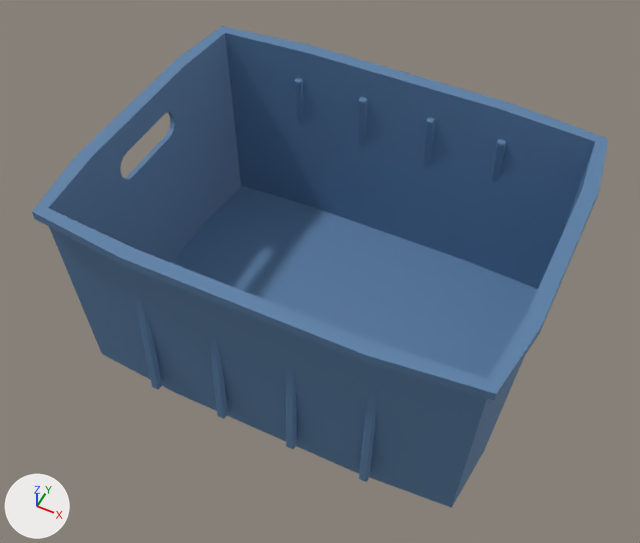
The glTF model public/assets/processed/tote.glb: old version first, new version second.
One viewpoint serves both versions: a camera (50 mm lens) standing at (0.205, -0.428, 0.596) and looking at (-0.003, -0.013, 0.076). Arrows for +X, +Y and +Z are at lower left; the lights stay in place. The picture after the commit comes second. Where no turn or scale is listed for an object, it has been applied to the vertices. Vertices at exactly the same position are counted once.

The first picture shows 'tote', 'tote_ribs'.
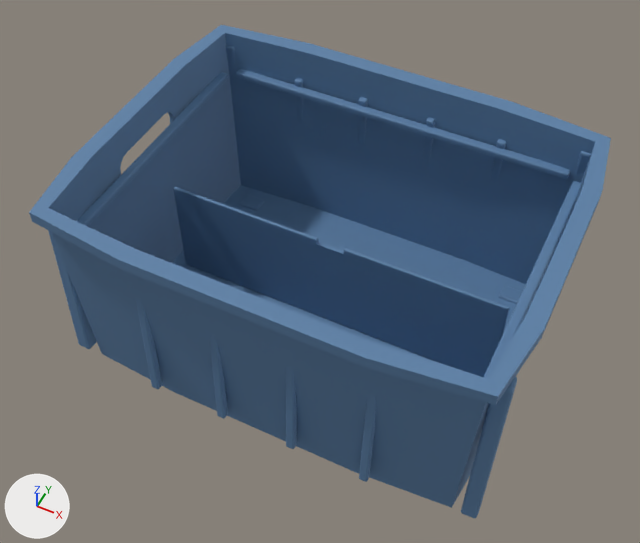
Where the newer file only moved an object's origin or applied its transform, the numbers keep the older frame.

Location of each change, (x1, y1, x2, y2) in pixels of the pictures (640 x 543 px):
'tote', reshaped: before (32, 26, 608, 508); after (29, 25, 611, 508)
'tote_divider', added (blue): after (174, 187, 509, 377)
'tote_ribs', reshaped (47% wider, 17% taller): before (136, 78, 506, 482); after (48, 45, 591, 518)
'tote_ledge', added: after (77, 69, 581, 379)
part 2 of me_cube_003, added (blue): after (48, 230, 97, 349)
part 3 of me_cube_003, added (blue): after (461, 377, 517, 518)
part 4 of me_cube_003, added (mostly hidden): after (576, 151, 591, 176)

What the commit changed:
me_tote is used by ob_tote; location (0.0, 0.0, 0.085).
me_tote had 184 vertices, 372 faces and spanned x -0.175..0.175, y -0.135..0.135, z -0.085..0.085.
me_tote now has 184 vertices, 372 faces and spans x -0.177..0.177, y -0.137..0.137, z -0.085..0.085.
me_tote part 1: 58 of 184 vertices moved; they spanned x -0.175..0.175, y -0.135..0.135, z 0.038..0.085 and now span x -0.177..0.177, y -0.137..0.137, z 0.038..0.085; mean shift (0.0, 0.0, -0.001); largest move (-0.166, -0.027, 0.038) -> (-0.167, -0.027, 0.062).
me_cube_003 is used by ob_tote_ribs; location (0.0, 0.0, 0.0773).
me_cube_003 had 448 vertices, 864 faces and spanned x -0.094..0.094, y -0.13..0.13, z -0.066..0.066.
me_cube_003 now has 672 vertices, 1296 faces and spans x -0.174..0.174, y -0.13..0.136, z -0.072..0.081.
me_cube_003 part 2: the loose piece of 56 vertices spanning x -0.094..-0.087, y -0.13..-0.118, z -0.066..0.066 is copied, and the copy is multiplied about its middle by the matrix ((1.813, 0.11, -0.002), (-0.091, 2.198, -0.049), (0.0, -0.049, 1.154)), then moved by (-0.078, 0.014, 0.005); it spans x -0.174..-0.161, y -0.12..-0.1, z -0.072..0.081.
me_cube_003 part 3: the loose piece of 56 vertices spanning x 0.087..0.094, y -0.13..-0.118, z -0.066..0.066 is copied, and the copy is multiplied about its middle by the matrix ((1.813, -0.11, 0.002), (0.091, 2.198, -0.049), (0.0, -0.049, 1.154)), then moved by (0.078, 0.014, 0.005); it spans x 0.161..0.174, y -0.12..-0.1, z -0.072..0.081.
me_cube_003 part 4: the loose piece of 56 vertices spanning x 0.087..0.094, y 0.118..0.13, z -0.066..0.066 is copied, and the copy is multiplied about its middle by the matrix ((1.813, -0.11, -0.002), (0.091, 2.198, 0.049), (0.0, 0.049, 1.154)), then moved by (0.066, 0.002, 0.005); it spans x 0.15..0.162, y 0.117..0.136, z -0.072..0.081.
Other edits to the shape of me_cube_003 do not show in these pictures.
Mesh me_cube_026 is new.
It has 76 vertices, 148 faces and spans x -0.144..0.144, y -0.001..0.001, z -0.047..0.047.
It uses material mat_bin_plastic (blue #5a7fa6).
Mesh me_cube_022 is new.
It has 224 vertices, 432 faces and spans x -0.16..0.16, y -0.12..0.12, z -0.003..0.003.
It uses material mat_bin_plastic (blue #5a7fa6).
Object 'tote_divider' (ob_tote_divider) is new; it shows me_cube_026.
Its location is (0.0, 0.0, 0.051).
Object 'tote_ledge' (ob_tote_ledge) is new; it shows me_cube_022.
Its location is (0.0, 0.0, 0.135).
